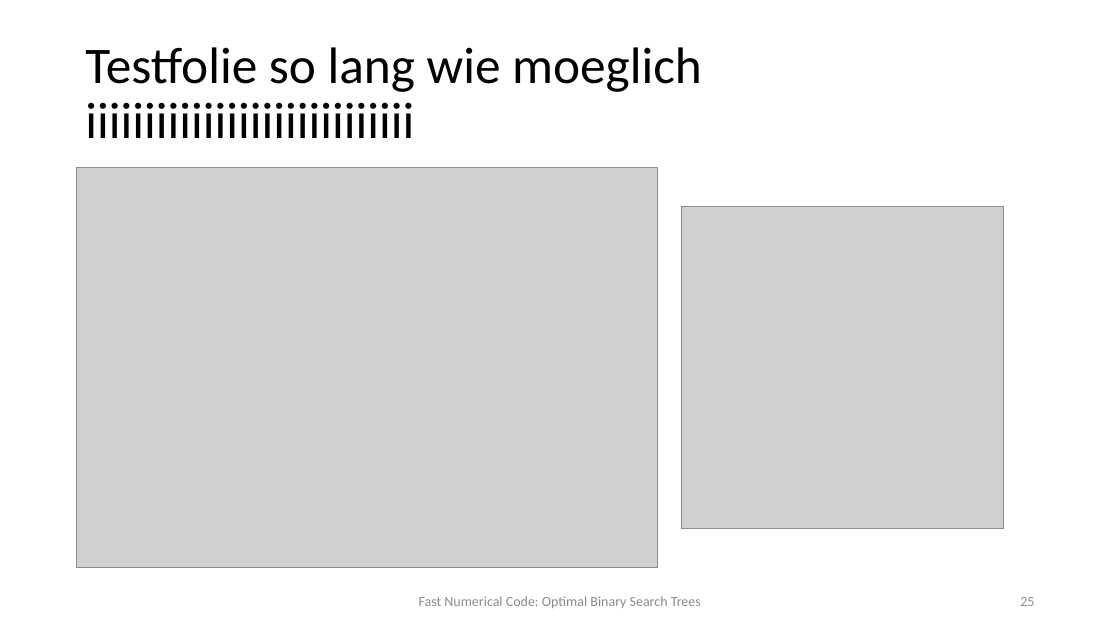
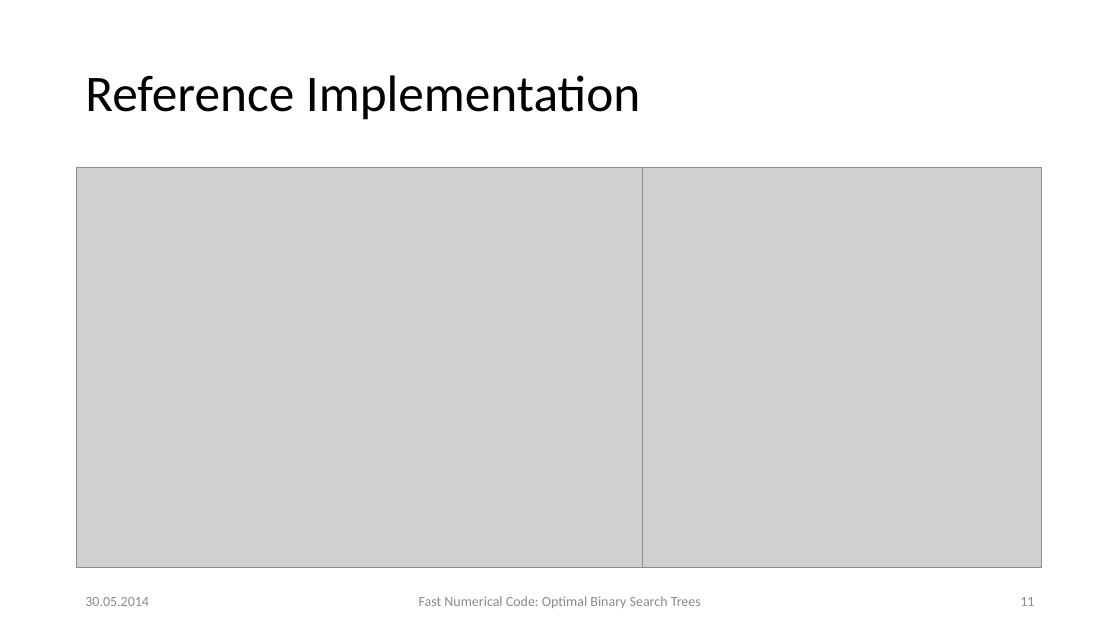
Before and after one commit to d-s-d/FNC14-BST, a slide deck: slide 11 of presentation/presentation.pptx (slide 25 before the commit). Drawn at 1120x630 pixels with LibreOffice and Linux fonts; fonts in the diff are those of the drawing; grey boxes stand for pictures. Boxes give left, top, right and bottom in pixels: in the first picture for what was removed or moved away, otherwise in the second. Text is boxed around its words. In the diff, an @@ line names an element or a change of style, - is before the commit and + after.

Commit message:
Final Presentation

```diff
--- a/presentation/presentation.pptx
+++ b/presentation/presentation.pptx
@@ title at bbox=[85, 75, 640, 120]: text changed @@
-Testfolie so lang wie moeglich iiiiiiiiiiiiiiiiiiiiiiiiiiii
+Reference Implementation
@@ picture: place and size @@
-picture at bbox=[681, 207, 1004, 529]
+picture at bbox=[643, 168, 1043, 568]
@@ text added at bbox=[85, 597, 149, 606], 12 pt, text #8C8C8C @@
+30.05.2014
@@ page number at bbox=[1020, 597, 1034, 606]: text changed @@
-25
+11
```
Also in this commit, not shown: 25 other slides changed, 10 slides added, 9 other files.
